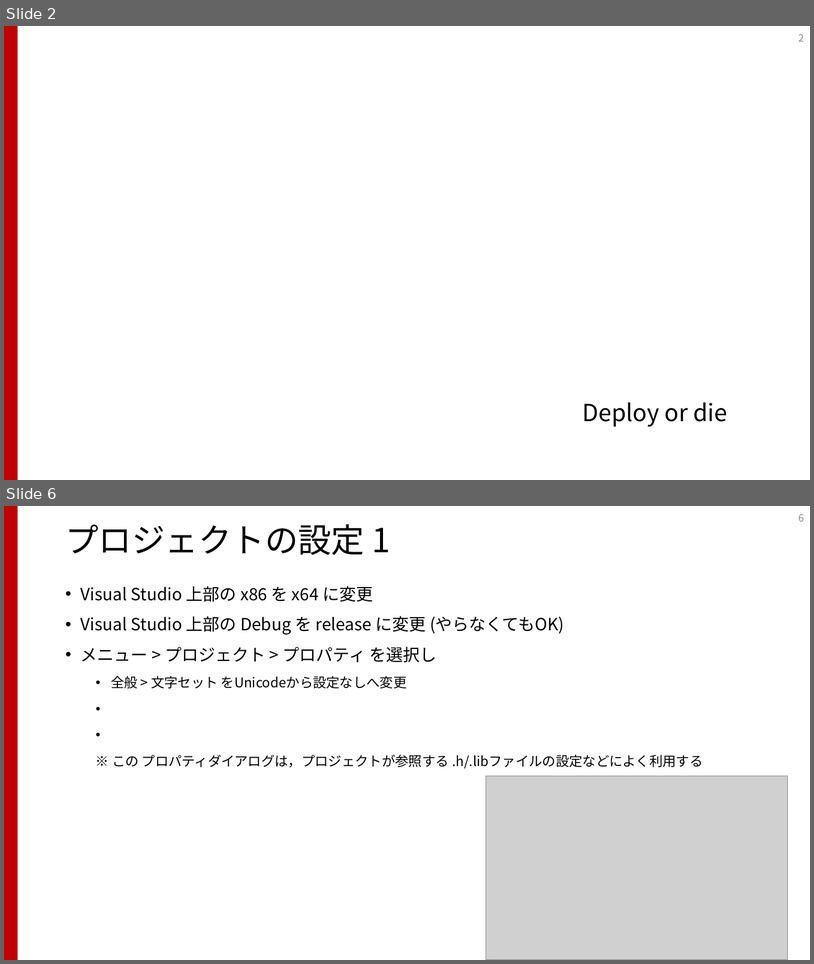
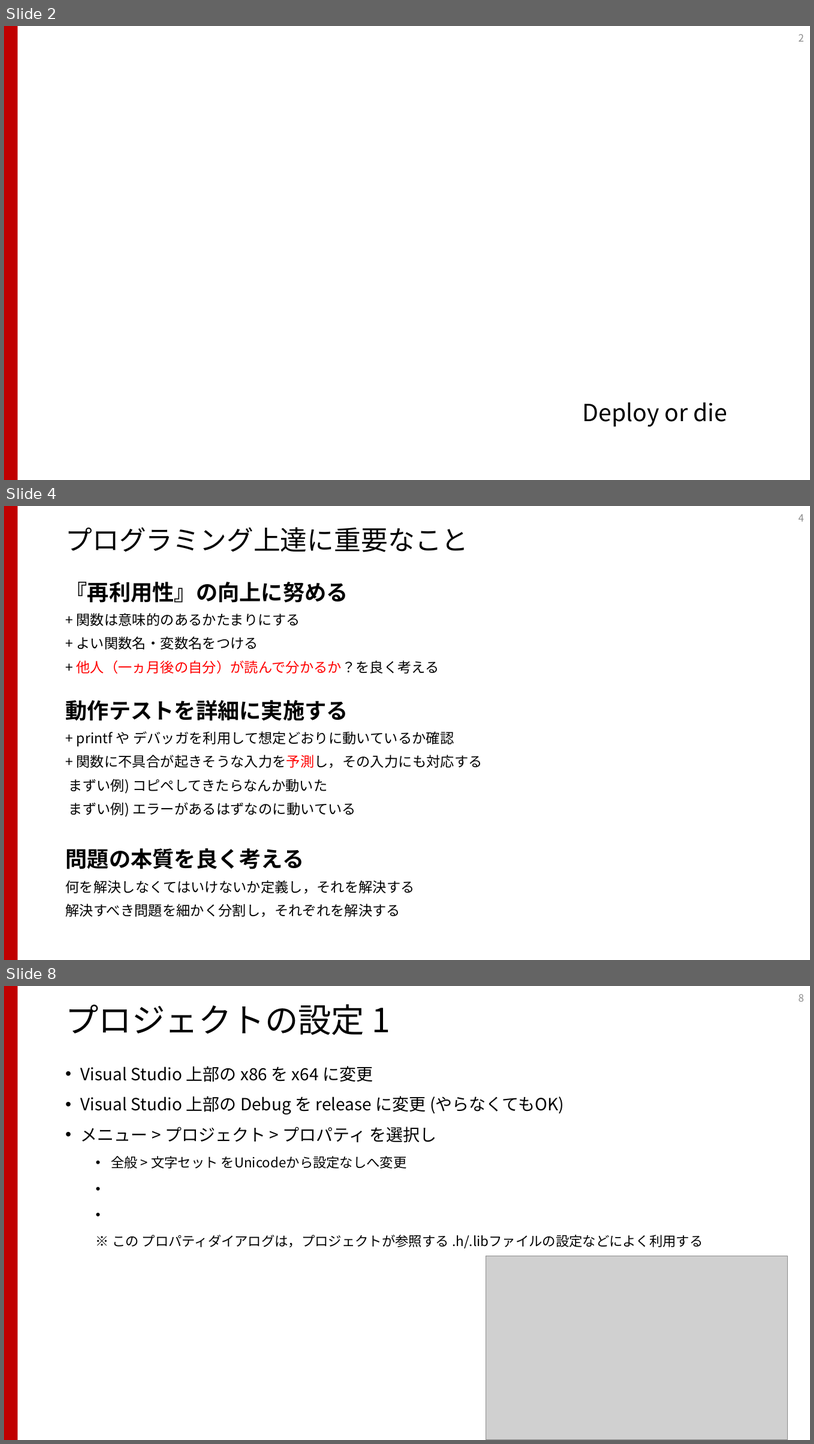
Before and after one commit to shibasab/IGLabProgramBootup, a slide deck: プログラミングスタートアップ.pptx. Shown one above the other, each under a label of ours: slides 2 and 6 before the commit, slides 2, 4 and 8 after it; the slides between them are not shown. The pictures are 814x964 and 814x1444 pixels, drawn with LibreOffice and Linux fonts; fonts in the diff are those of the drawing; grey boxes stand for pictures. Boxes give left, top, right and bottom in pixels: in the first picture for what was removed or moved away, otherwise in the second. Text is boxed around its words. In the diff, an @@ line names an element or a change of style, - is before the commit and + after.

```diff
--- a/プログラミングスタートアップ.pptx
+++ b/プログラミングスタートアップ.pptx
@@ slide 4 added at (x1=4, y1=506, x2=810, y2=960), background #FFFFFF; not listed: 1 template element that a slide beside it also shows @@
@@ page number added at (x1=799, y1=514, x2=804, y2=522), 12 pt, text #8C8C8C @@
+4
@@ title added at (x1=65, y1=527, x2=468, y2=552), 32 pt, text #000000 @@
+プログラミング上達に重要なこと
@@ text added at (x1=65, y1=582, x2=483, y2=917), 16.6 pt, text #000000 @@
+『再利用性』の向上に努める
++ 関数は意味的のあるかたまりにする
++ よい関数名・変数名をつける
++ 他人（一ヵ月後の自分）が読んで分かるか？を良く考える
+動作テストを詳細に実施する
++ printf や デバッガを利用して想定どおりに動いているか確認
++ 関数に不具合が起きそうな入力を予測し，その入力にも対応する
+まずい例) コピペしてきたらなんか動いた
+まずい例) エラーがあるはずなのに動いている
+問題の本質を良く考える
+何を解決しなくてはいけないか定義し，それを解決する
+解決すべき問題を細かく分割し，それぞれを解決する
@@ what was slide 6 is now slide 8 @@
@@ page number at (x1=799, y1=994, x2=804, y2=1002): text changed @@
-6
+8
```
Also in this commit, not shown: 5 slides changed, 2 other slides added.
